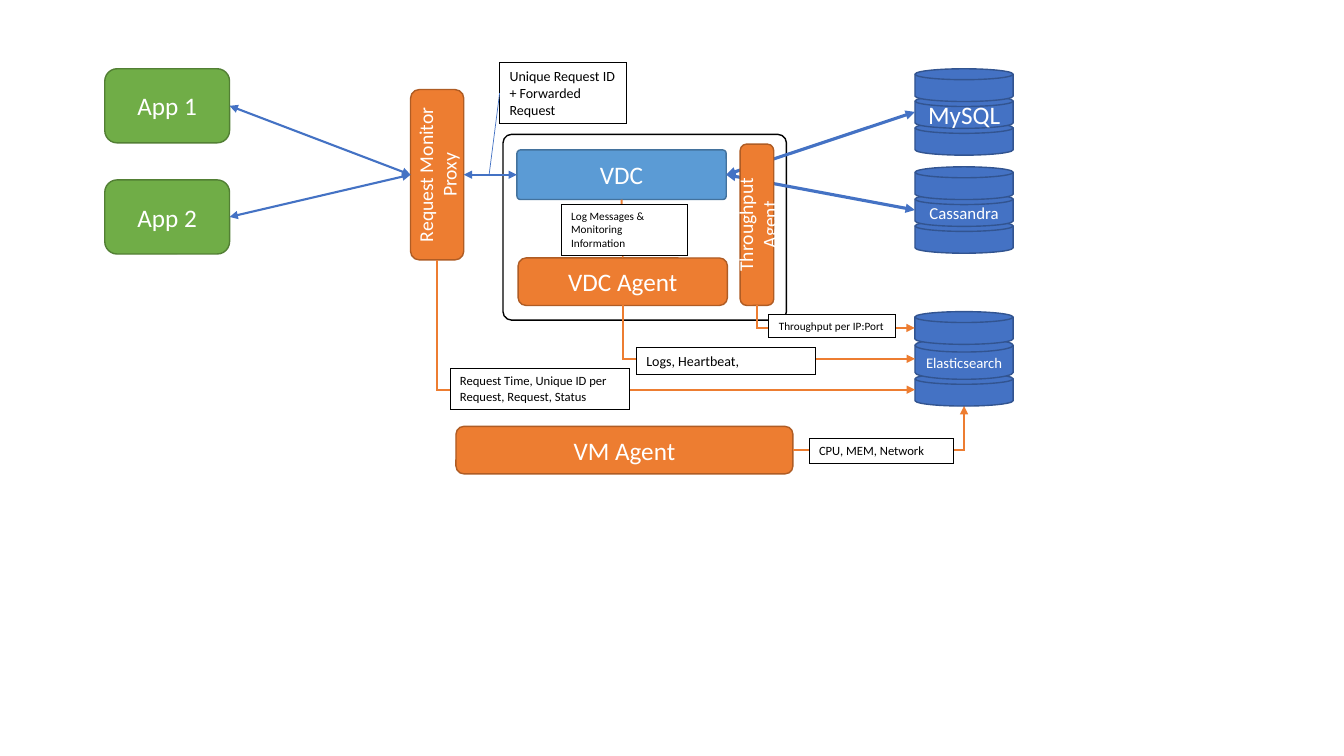
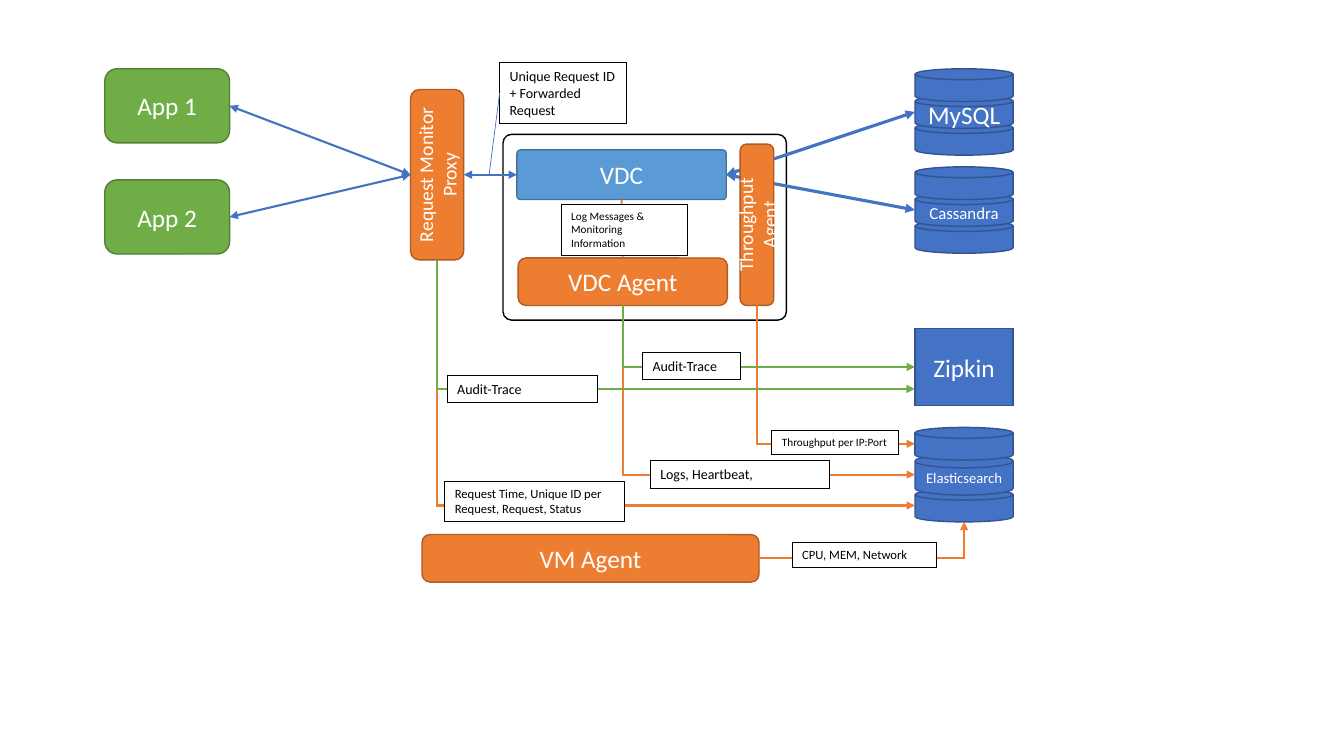
Before and after one commit to DITAS-Project/tub-dummy-example, a slide deck: slide 2 of Architecture.pptx. Drawn at 1344x756 pixels with LibreOffice and Linux fonts; fonts in the diff are those of the drawing. Boxes give left, top, right and bottom in pixels: in the first picture for what was removed or moved away, otherwise in the second. Text is boxed around its words. In the diff, an @@ line names an element or a change of style, - is before the commit and + after.

```diff
--- a/Architecture.pptx
+++ b/Architecture.pptx
@@ elbow arrow moved from (438, 260) - (915, 390) to (438, 260) - (915, 506) @@
@@ elbow arrow added from (438, 260) to (915, 389), #70AD47 1.5 pt @@
@@ elbow arrow moved from (623, 306) - (915, 359) to (623, 306) - (915, 475) @@
@@ elbow arrow added from (623, 306) to (915, 367), #70AD47 1.5 pt @@
@@ elbow arrow moved from (757, 306) - (915, 328) to (757, 306) - (915, 444) @@
@@ rectangle added at (915, 329, 1013, 405), fill #4472C4, outline #325491 1 pt, 18 pt, text #FFFFFF @@
+Zipkin
@@ rectangle added at (643, 353, 741, 380), fill #FFFFFF, outline #000000 0.75 pt, 10 pt, text #000000 @@
+Audit-Trace
@@ rectangle added at (448, 376, 598, 403), fill #FFFFFF, outline #000000 0.75 pt, 10 pt, text #000000 @@
+Audit-Trace
@@ rectangle "Throughput per IP:Port": place and size @@
-rectangle "Throughput per IP:Port" at (769, 315, 895, 339)
+rectangle "Throughput per IP:Port" at (772, 431, 898, 455)
@@ 3 cylinders: place and size @@
-3 cylinders at (915, 312, 1013, 405)
+3 cylinders at (915, 427, 1013, 521)
@@ rectangle "Logs, Heartbeat,": place and size @@
-rectangle "Logs, Heartbeat," at (636, 348, 816, 375)
+rectangle "Logs, Heartbeat," at (650, 461, 830, 488)
@@ rectangle "Request Time, Unique ID per ...": place and size @@
-rectangle "Request Time, Unique ID per ..." at (451, 368, 630, 408)
+rectangle "Request Time, Unique ID per ..." at (445, 481, 624, 521)
@@ rounded rectangle "VM Agent": place and size @@
-rounded rectangle "VM Agent" at (456, 426, 792, 474)
+rounded rectangle "VM Agent" at (422, 534, 759, 582)
@@ elbow arrow moved from (793, 451) - (964, 406) to (759, 559) - (964, 522) @@
@@ rectangle "CPU, MEM, Network": place and size @@
-rectangle "CPU, MEM, Network" at (810, 439, 954, 464)
+rectangle "CPU, MEM, Network" at (792, 542, 937, 568)
```
Also in this commit, not shown: 5 other files.
